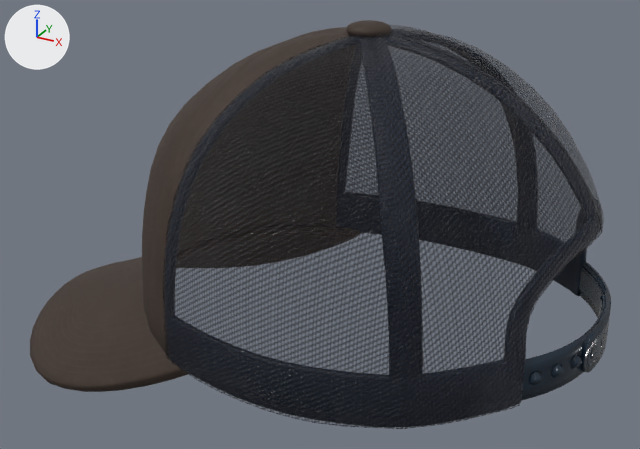
One commit to the glTF model models/01_trucker.glb: the scene before it, then after it.
One viewpoint serves both versions: a 50 mm lens placed at (1.52, -3.72, 1.57), pointed at (-0.54, 0.03, -0.3). The axes (+X, +Y, +Z) are drawn at upper left. The lights are the same throughout. Where no turn or scale is listed for an object, it has been applied to the vertices.

Before the edit, the objects in view are built like this:
```python
ob_defaultmaterial = bpy.data.objects.new('defaultMaterial', me_defaultmaterial)
ob_defaultmaterial.location = (0.0, 0.006, 0.0)
ob_defaultmaterial_001 = bpy.data.objects.new('defaultMaterial.001', me_defaultmaterial_001)
ob_defaultmaterial_001.location = (0.0, 0.006, 0.0)
ob_defaultmaterial_002 = bpy.data.objects.new('defaultMaterial.002', me_defaultmaterial_002)
ob_defaultmaterial_002.location = (0.0, 0.006, 0.0)
ob_defaultmaterial_003 = bpy.data.objects.new('defaultMaterial.003', me_defaultmaterial_003)
ob_defaultmaterial_003.parent = ob_cap_m04_low
ob_defaultmaterial_003.location = (0.0, 0.0, 0.0)
ob_defaultmaterial_004 = bpy.data.objects.new('defaultMaterial.004', me_defaultmaterial_004)
ob_defaultmaterial_004.location = (0.0, 0.006, 0.0)
ob_defaultmaterial_006 = bpy.data.objects.new('defaultMaterial.006', me_defaultmaterial_006)
ob_defaultmaterial_006.location = (0.0, 0.006, 0.0)
```
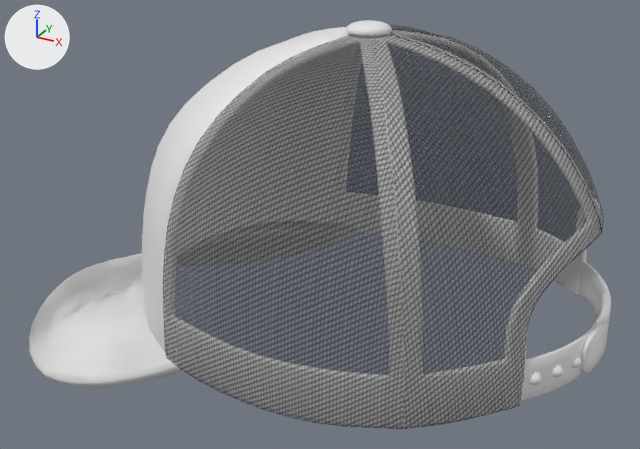
Pixel boxes [x1, y1, x2, y2] of what changed, in the pictures (640 x 449 px):
'defaultMaterial.006', recoloured: [165, 30, 603, 427] in both
'defaultMaterial.004', recoloured: [142, 27, 356, 357] in both
'defaultMaterial.003', recoloured, reshaped, moved: before [30, 224, 361, 392]; after [29, 221, 358, 387]
'aba_cima', added: after [29, 221, 360, 387]
'defaultMaterial', recoloured: [521, 261, 611, 401] in both
'defaultMaterial.001', recoloured: [346, 20, 392, 38] in both

Patch to the scene script:
```diff
--- a/models/01_trucker.glb.py
+++ b/models/01_trucker.glb.py
@@ mat_material_001 @@
+mat_material_001 = principled_material('Material.001')
+mat_material_001.base_color = (0.8, 0.8, 0.8)  # white #e7e7e7
@@ mat_materiais_004 @@
+mat_materiais_004 = principled_material('Materiais.004')
+mat_materiais_004.base_color = (0.8, 0.8, 0.8)  # white #e7e7e7
@@ mat_materiais_003 @@
+mat_materiais_003 = principled_material('Materiais.003')
+mat_materiais_003.base_color = (0.8, 0.8, 0.8)  # white #e7e7e7
@@ mat_materiais @@
+mat_materiais = principled_material('Materiais')
+mat_materiais.base_color = (0.8, 0.8, 0.8)  # white #e7e7e7
@@ mat_materiais_002 @@
+mat_materiais_002 = principled_material('Materiais.002')
+mat_materiais_002.base_color = (0.8, 0.8, 0.8)  # white #e7e7e7
@@ mat_materiais_001 @@
+mat_materiais_001 = principled_material('Materiais.001')
+mat_materiais_001.base_color = (0.8, 0.8, 0.8)  # white #e7e7e7
@@ me_defaultmaterial @@
 me_defaultmaterial.from_pydata(...)  # 469 vertices, 934 faces; spans x 0.688..0.969, y -0.555..0.583, z -0.639..-0.435
-me_defaultmaterial.materials.append(mat_defaultmaterial)
+me_defaultmaterial.materials.append(mat_materiais_004)  # white #e7e7e7
@@ me_defaultmaterial_001 @@
 me_defaultmaterial_001.from_pydata(...)  # 130 vertices, 256 faces; spans x -0.374..-0.163, y -0.108..0.103, z 0.728..0.784
-me_defaultmaterial_001.materials.append(mat_defaultmaterial)
+me_defaultmaterial_001.materials.append(mat_materiais_003)  # white #e7e7e7
@@ me_defaultmaterial_003 @@
 me_defaultmaterial_003.from_pydata(...)  # 588 vertices, 1172 faces; spans x -2.31..-0.71, y -0.91..0.91, z -1.2..-0.64
-me_defaultmaterial_003.materials.append(mat_defaultmaterial)
+me_defaultmaterial_003.materials.append(mat_materiais)  # white #e7e7e7
@@ me_defaultmaterial_004 @@
 me_defaultmaterial_004.from_pydata(...)  # 460 vertices, 916 faces; spans x -1.49..-0.27, y -0.88..0.86, z -0.73..0.74
-me_defaultmaterial_004.materials.append(mat_defaultmaterial)
+me_defaultmaterial_004.materials.append(mat_materiais_002)  # white #e7e7e7
@@ me_defaultmaterial_006 @@
 me_defaultmaterial_006.from_pydata(...)  # 1802 vertices, 3616 faces; spans x -0.89..0.88, y -1.0..1.0, z -0.74..0.74
-me_defaultmaterial_006.materials.append(mat_defaultmaterial)
+me_defaultmaterial_006.materials.append(mat_materiais_001)  # white #e7e7e7
@@ me_defaultmaterial_007 @@
+me_defaultmaterial_007.from_pydata(...)  # 588 vertices, 1172 faces; spans x -2.31..-0.71, y -0.91..0.91, z -1.2..-0.64
+me_defaultmaterial_007.materials.append(mat_material_001)  # white #e7e7e7
@@ ob_defaultmaterial_003 @@
-ob_defaultmaterial_003 = bpy.data.objects.new('defaultMaterial.003', me_defaultmaterial_003)
+ob_defaultmaterial_003 = bpy.data.objects.new('defaultMaterial.003', me_defaultmaterial_007)
 ob_defaultmaterial_003.parent = ob_cap_m04_low
-ob_defaultmaterial_003.location = (0.0, 0.0, 0.0)
+ob_defaultmaterial_003.location = (-0.0058, 0.00501, 0.0226)
@@ ob_aba_cima @@
+ob_aba_cima = bpy.data.objects.new('aba_cima', me_defaultmaterial_003)
+ob_aba_cima.location = (-0.006, 0.011, 0.023)
```
